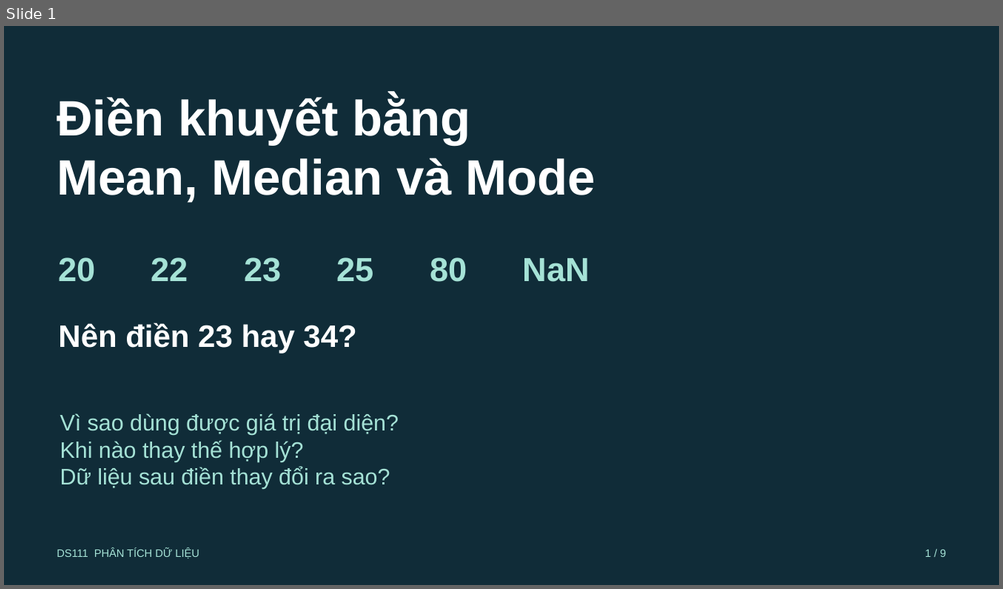
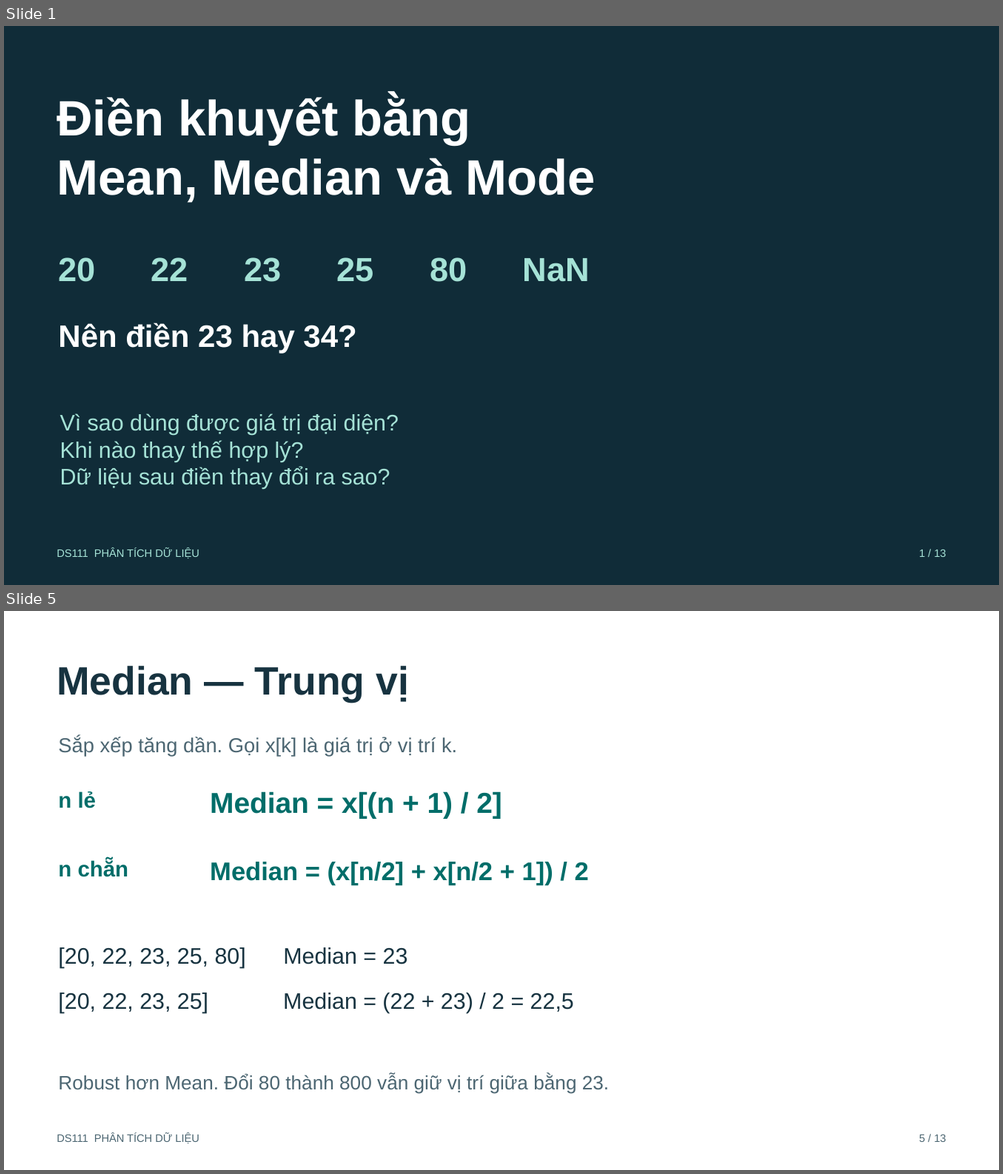
Before and after one commit to ncat218/Seminar-DS111, a slide deck: presentation/seminar_15min.pptx. Shown one above the other, each under a label of ours: slide 1 before the commit, slides 1 and 5 after it; the slides between them are not shown. The pictures are 1003x589 and 1003x1174 pixels, drawn with LibreOffice and Linux fonts; fonts in the diff are those of the drawing. Boxes give left, top, right and bottom in pixels: in the first picture for what was removed or moved away, otherwise in the second. Text is boxed around its words. In the diff, an @@ line names an element or a change of style, - is before the commit and + after.

```diff
--- a/presentation/seminar_15min.pptx
+++ b/presentation/seminar_15min.pptx
@@ slide 5 added at bbox=[4, 611, 999, 1170], background #FFFFFF @@
@@ text added at bbox=[57, 666, 409, 702], 38.2 pt, text #173340, bold @@
+Median — Trung vị
@@ text added at bbox=[58, 737, 457, 756], 19.5 pt, text #4C6672 @@
+Sắp xếp tăng dần. Gọi x[k] là giá trị ở vị trí k.
@@ text added at bbox=[58, 792, 96, 809], 21 pt, text #006D69, bold @@
+n lẻ
@@ text added at bbox=[210, 792, 502, 819], 27.8 pt, text #006D69, bold @@
+Median = x[(n + 1) / 2]
@@ text added at bbox=[58, 860, 129, 877], 21 pt, text #006D69, bold @@
+n chẵn
@@ text added at bbox=[210, 862, 589, 886], 24.8 pt, text #006D69, bold @@
+Median = (x[n/2] + x[n/2 + 1]) / 2
@@ text added at bbox=[58, 948, 408, 968], 21.8 pt, text #173340 @@
+[20, 22, 23, 25, 80] Median = 23
@@ text added at bbox=[58, 993, 574, 1014], 21.8 pt, text #173340 @@
+[20, 22, 23, 25] Median = (22 + 23) / 2 = 22,5
@@ text added at bbox=[58, 1074, 609, 1094], 18.8 pt, text #4C6672 @@
+Robust hơn Mean. Đổi 80 thành 800 vẫn giữ vị trí giữa bằng 23.
@@ text added at bbox=[57, 1133, 199, 1145], 10.5 pt, text #4C6672 @@
+DS111 PHÂN TÍCH DỮ LIỆU
@@ text added at bbox=[919, 1135, 945, 1142], 10.5 pt, text #4C6672 @@
+5 / 13
@@ slide 1 changed as well @@
@@ text at bbox=[919, 550, 945, 557]: text changed @@
-1 / 9
+1 / 13
```
Also in this commit, not shown: 6 other slides changed, 5 other slides added, 2 slides removed, 14 other files.
